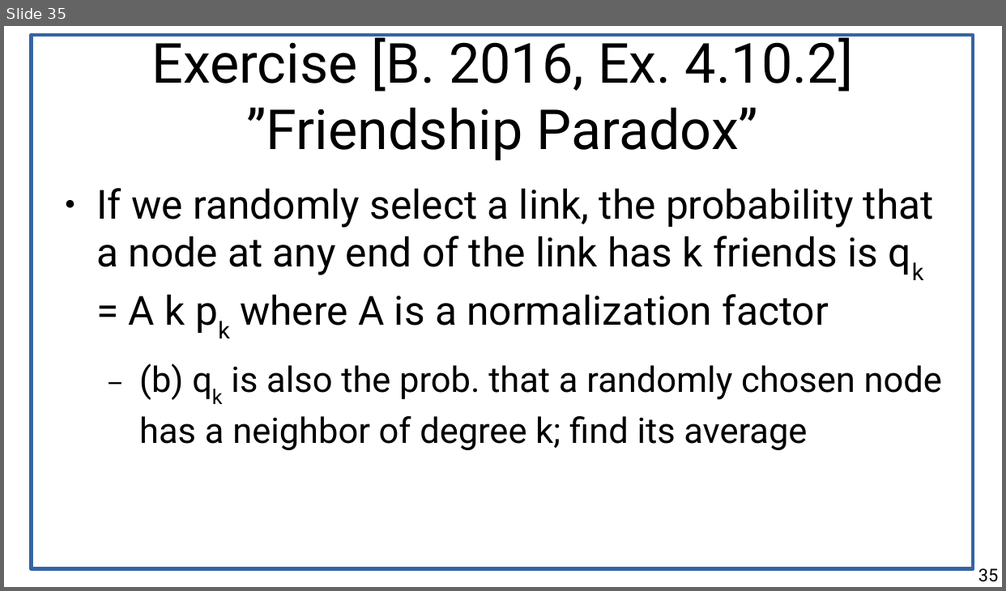
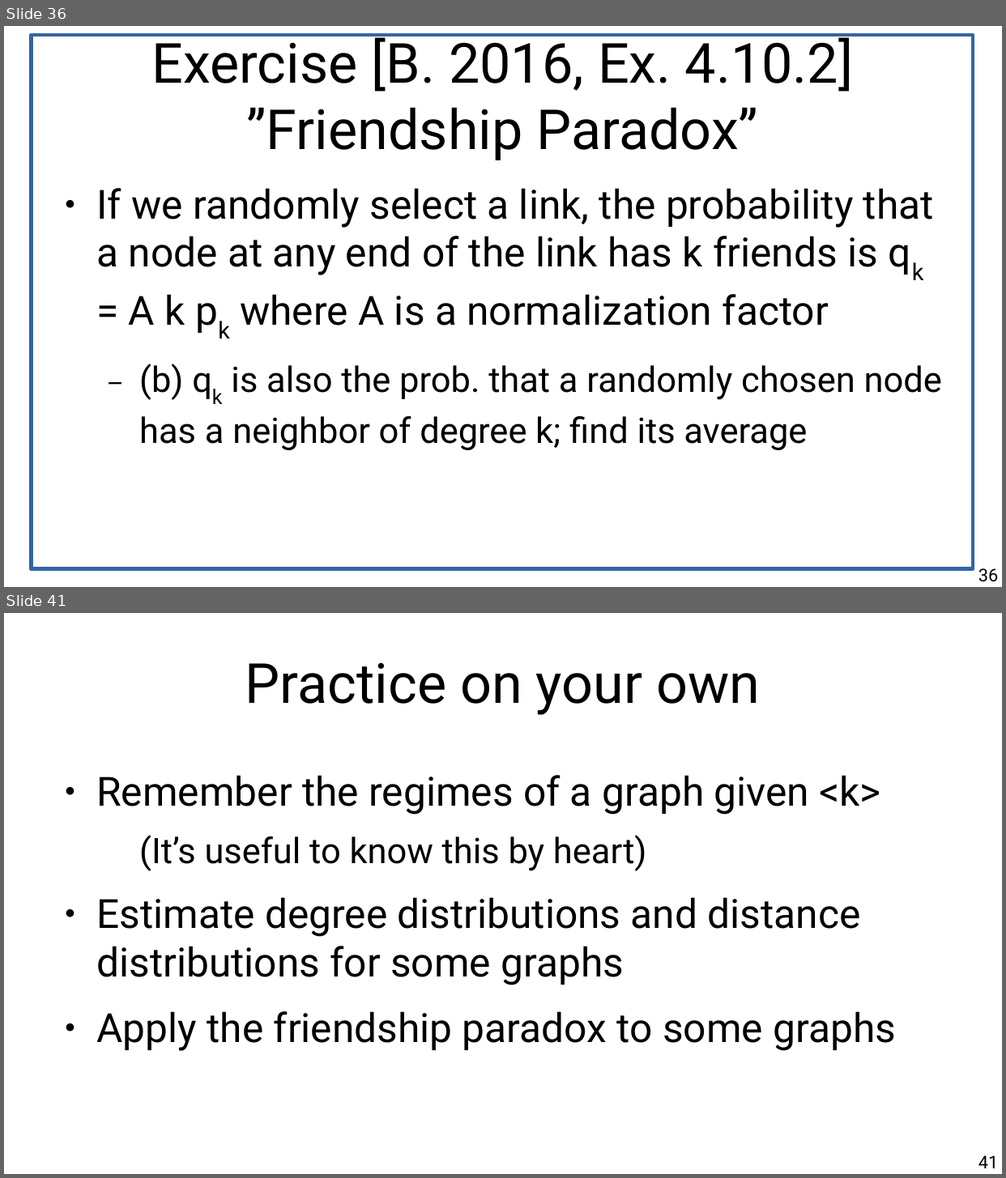
Before and after one commit to chatox/networks-science-course, a slide deck: theory/tt04_scale_free_networks.odp. Shown one above the other, each under a label of ours: slide 35 before the commit, slides 36 and 41 after it; the slides between them are not shown. The pictures are 1006x591 and 1006x1178 pixels, drawn with LibreOffice and Linux fonts; fonts in the diff are those of the drawing. Boxes give left, top, right and bottom in pixels: in the first picture for what was removed or moved away, otherwise in the second. Text is boxed around its words. In the diff, an @@ line names an element or a change of style, - is before the commit and + after.

```diff
--- a/theory/tt04_scale_free_networks.odp
+++ b/theory/tt04_scale_free_networks.odp
@@ slide 41 added at [4,613,1002,1174], background #FFFFFF @@
@@ title added at [245,662,760,715], 44 pt, text #000000 @@
+Practice on your own
@@ text added at [96,775,896,1051], 32 pt, text #000000 @@
+● Remember the regimes of a graph given <k>
+  (It’s useful to know this by heart)
+● Estimate degree distributions and distance distributions for some graphs
+● Apply the friendship paradox to some graphs
@@ page number added at [978,1156,998,1169], 14 pt, text #000000 @@
+41
@@ what was slide 35 is now slide 36 @@
@@ page number at [978,569,998,582]: text changed @@
-35
+36
```
Also in this commit, not shown: 10 slides changed, 2 other slides added, 1 other file.
